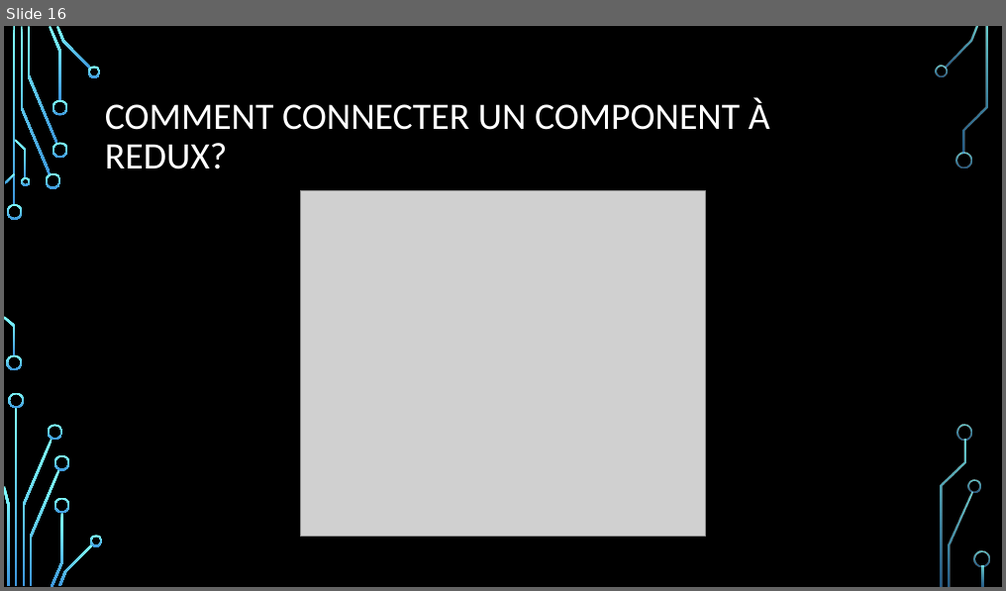
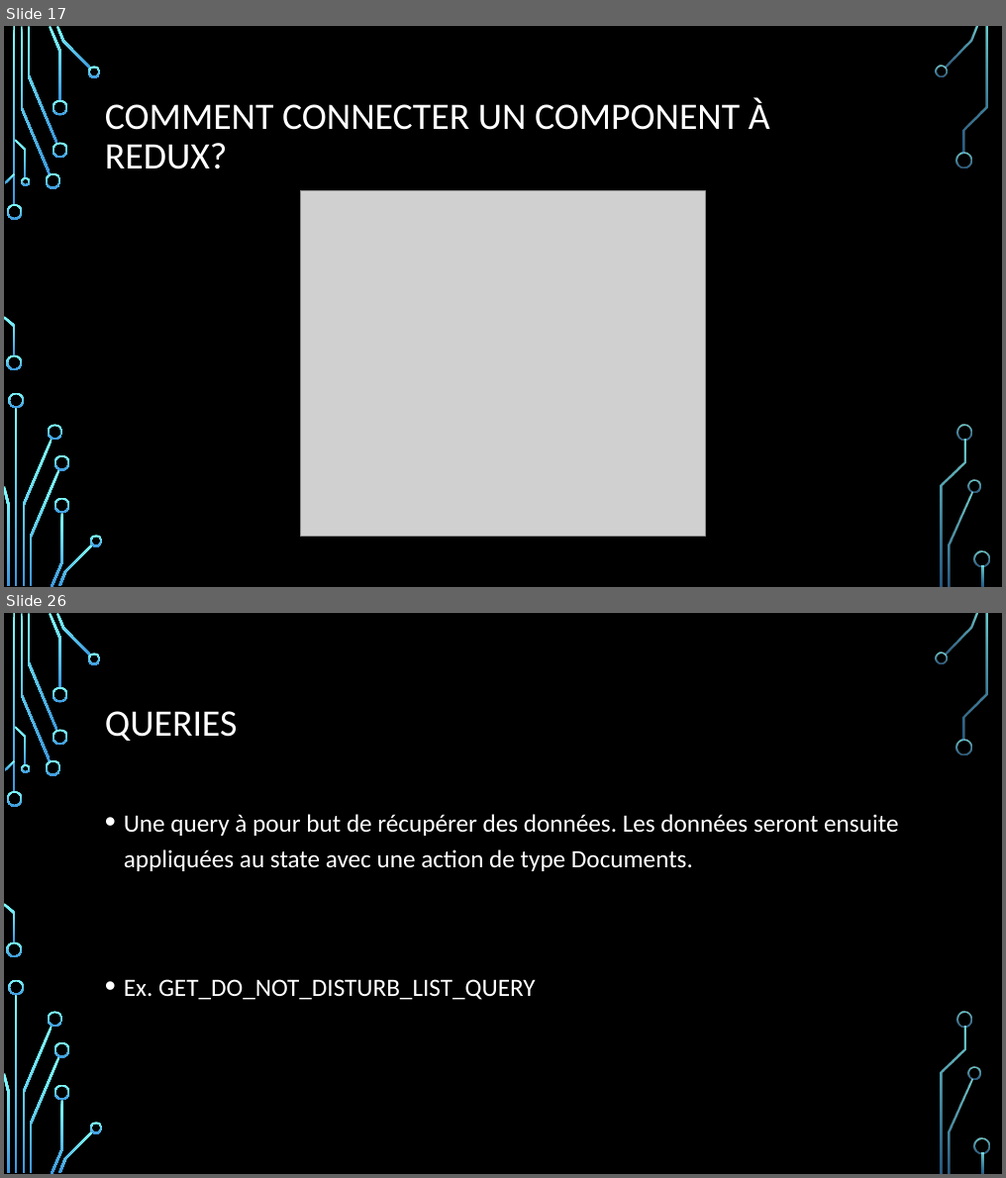
Before and after one commit to samuelgaudreau/formation-front-end-3, a slide deck: part-1/Redux+Patterns.pptx. Shown one above the other, each under a label of ours: slide 16 before the commit, slides 17 and 26 after it; the slides between them are not shown. The pictures are 1006x591 and 1006x1178 pixels, drawn with LibreOffice and Linux fonts; fonts in the diff are those of the drawing; grey boxes stand for pictures; background and template pictures are left out. Boxes give left, top, right and bottom in pixels: in the first picture for what was removed or moved away, otherwise in the second. Text is boxed around its words. In the diff, an @@ line names an element or a change of style, - is before the commit and + after.

```diff
--- a/part-1/Redux+Patterns.pptx
+++ b/part-1/Redux+Patterns.pptx
@@ slide 26 added at box(4, 613, 1002, 1174), background picture (left out); not listed: 36 template elements that a slide beside it also shows @@
@@ title added at box(105, 711, 237, 741), 36 pt, text #FFFFFF @@
+QUERIES
@@ text added at box(124, 814, 898, 1000), 24 pt, text #FFFFFF @@
+• Une query à pour but de récupérer des données. Les données seront ensuite appliquées au state avec une action de type Documents.
+• Ex. GET_DO_NOT_DISTURB_LIST_QUERY
@@ what was slide 16 is now slide 17 @@
```
Also in this commit, not shown: 2 slides changed, 25 other slides added, 4 other files.
